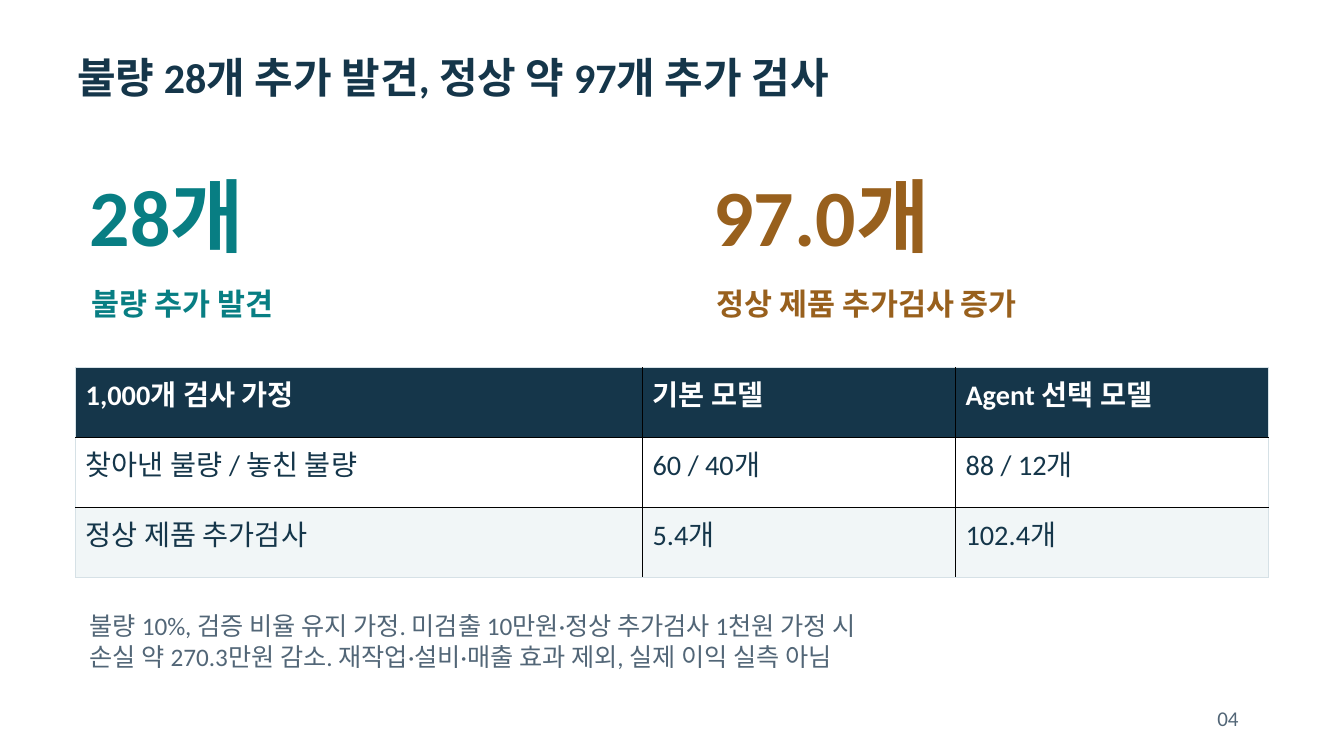
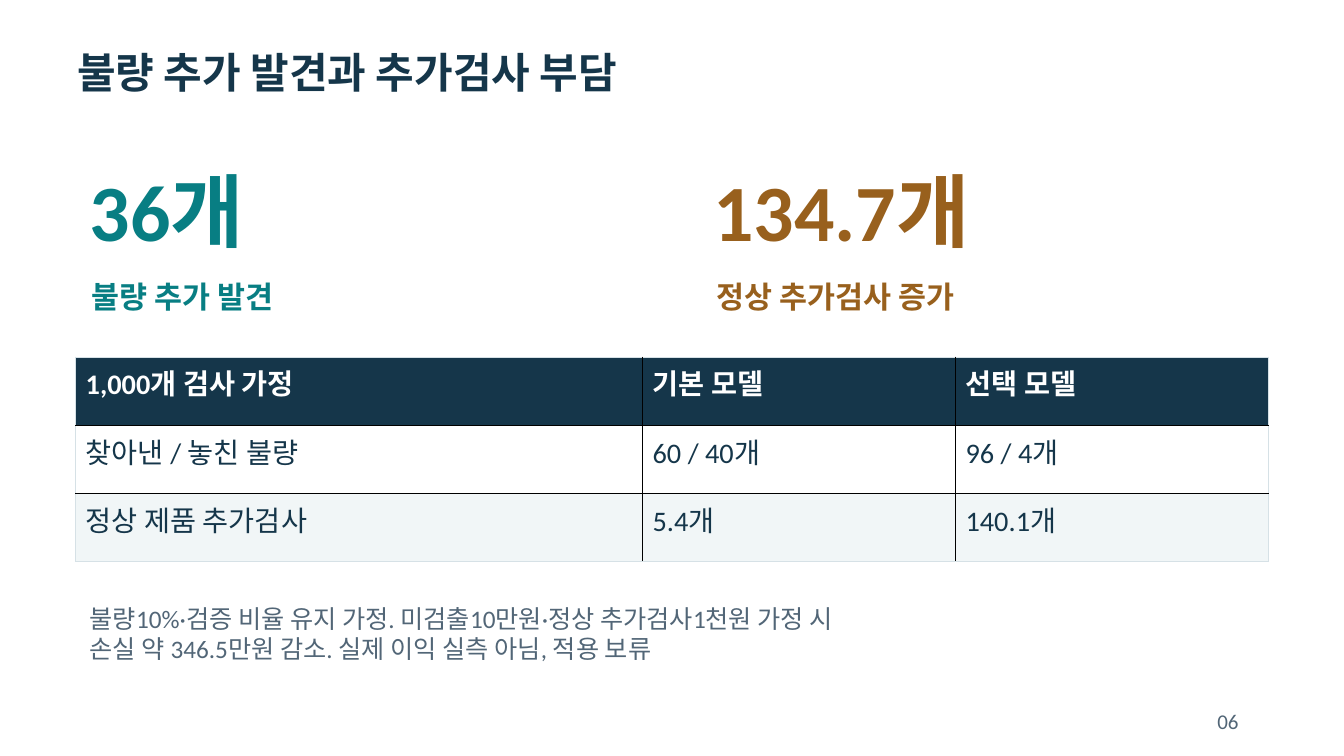
Before and after one commit to dragonchan95/Semiconductor-AI-Agent, a slide deck: slide 6 of docs/G045_Semiconductor_Agent.pptx (slide 4 before the commit). Drawn at 1344x756 pixels with LibreOffice and Linux fonts; fonts in the diff are those of the drawing. Boxes give left, top, right and bottom in pixels: in the first picture for what was removed or moved away, otherwise in the second. Text is boxed around its words. In the diff, an @@ line names an element or a change of style, - is before the commit and + after.

Commit message:
Expand course model experiments and explain preprocessing with grounded local agents

```diff
--- a/docs/G045_Semiconductor_Agent.pptx
+++ b/docs/G045_Semiconductor_Agent.pptx
@@ text at bbox=[77, 52, 617, 92]: text changed @@
-불량 28개 추가 발견, 정상 약 97개 추가 검사
+불량 추가 발견과 추가검사 부담
@@ text at bbox=[90, 174, 244, 248]: text changed @@
-28개
+36개
@@ text at bbox=[713, 174, 970, 248]: text changed @@
-97.0개
+134.7개
@@ text "불량 추가 발견": place and size @@
-text "불량 추가 발견" at bbox=[92, 289, 273, 318]
+text "불량 추가 발견" at bbox=[92, 282, 273, 311]
@@ text at bbox=[717, 282, 954, 311]: text changed @@
-정상 제품 추가검사 증가
+정상 추가검사 증가
@@ table at bbox=[76, 357, 1267, 562] @@
-row 1, column 3: Agent 선택 모델
+row 1, column 3: 선택 모델
-row 2, column 1: 찾아낸 불량 / 놓친 불량
+row 2, column 1: 찾아낸 / 놓친 불량
-row 2, column 3: 88 / 12개
+row 2, column 3: 96 / 4개
-row 3, column 3: 102.4개
+row 3, column 3: 140.1개
@@ table: place and size @@
-table at bbox=[76, 368, 1267, 578]
+table at bbox=[76, 357, 1267, 562]
@@ text at bbox=[90, 607, 833, 661]: text changed @@
-불량 10%, 검증 비율 유지 가정. 미검출 10만원·정상 추가검사 1천원 가정 시
-손실 약 270.3만원 감소. 재작업·설비·매출 효과 제외, 실제 이익 실측 아님
+불량10%·검증 비율 유지 가정. 미검출10만원·정상 추가검사1천원 가정 시
+손실 약 346.5만원 감소. 실제 이익 실측 아님, 적용 보류
@@ text removed at bbox=[1217, 712, 1238, 726] @@
-04
@@ text added at bbox=[1217, 715, 1238, 729], 15 pt, text #526677 @@
+06
```
Also in this commit, not shown: 8 other slides changed, 5 slides added, 2 slides removed, 40 other files.
